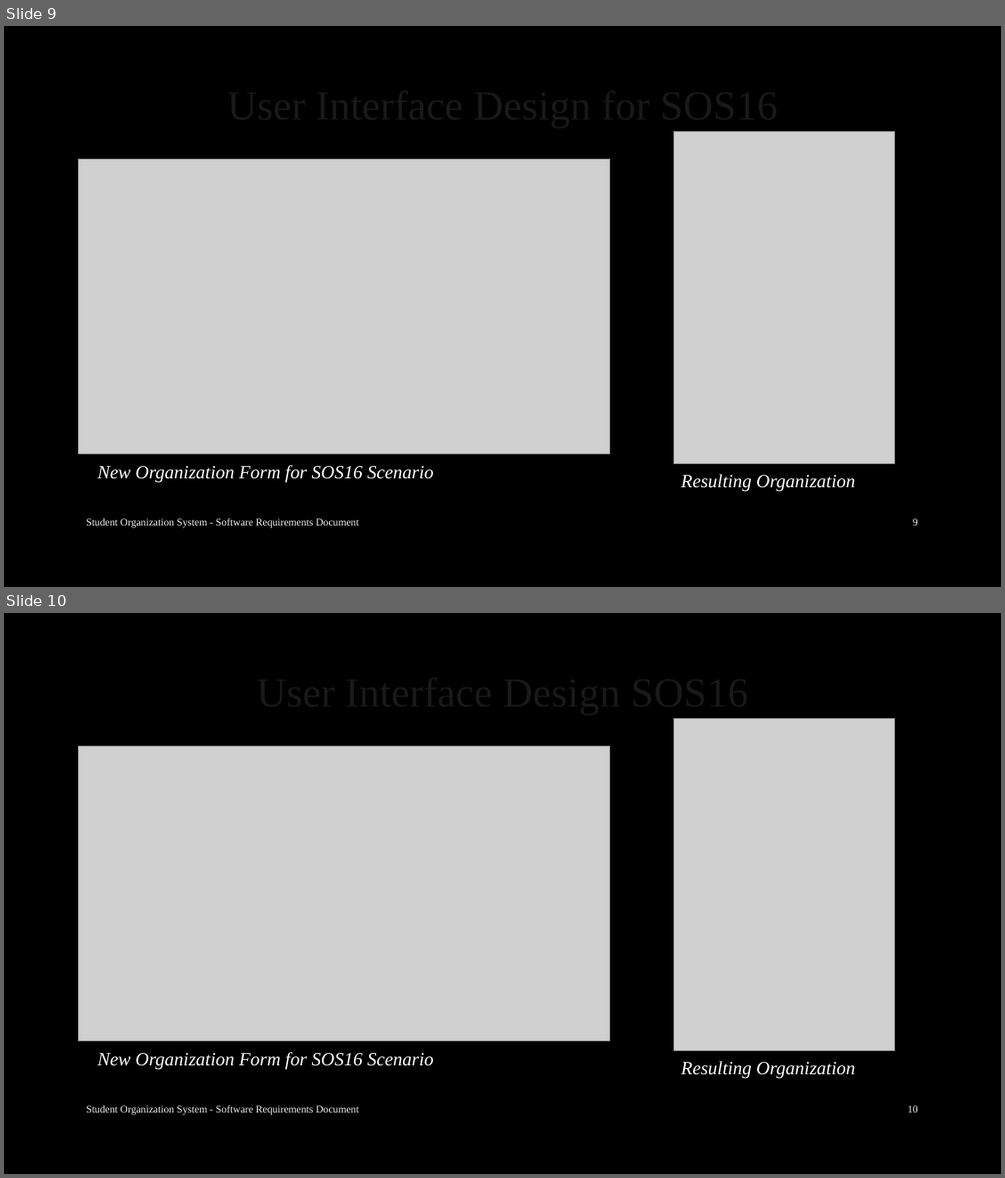
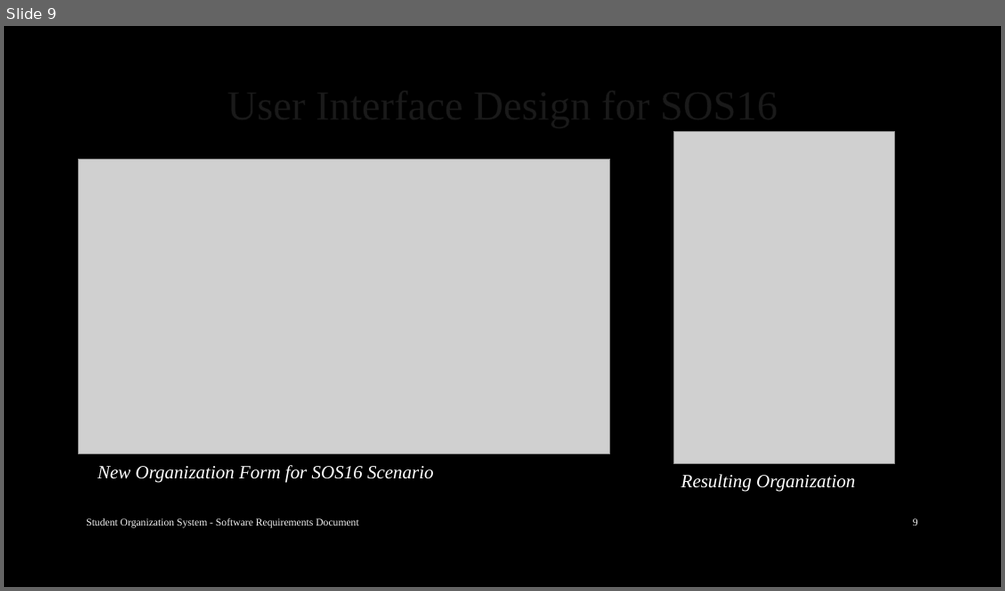
Before and after one commit to arocho032/CEN4010-Team-5, a slide deck: specifications/deliv1/SOS Deliverable 1 Presentation.pptx. Shown one above the other, each under a label of ours: slides 9 and 10 before the commit, slide 9 after it. The pictures are 1005x1178 and 1005x591 pixels, drawn with LibreOffice and Linux fonts; fonts in the diff are those of the drawing; grey boxes stand for pictures. Boxes give left, top, right and bottom in pixels: in the first picture for what was removed or moved away, otherwise in the second. Text is boxed around its words. In the diff, an @@ line names an element or a change of style, - is before the commit and + after.

Commit message:
final changes to pttx

```diff
--- a/specifications/deliv1/SOS Deliverable 1 Presentation.pptx
+++ b/specifications/deliv1/SOS Deliverable 1 Presentation.pptx
@@ slide 10 removed at <box>4,613,1001,1174</box>, background #000000 @@
@@ picture removed at <box>674,718,895,1051</box> @@
@@ picture removed at <box>79,747,610,1041</box> @@
@@ text removed at <box>97,1052,434,1070</box> @@
-New Organization Form for SOS16 Scenario
@@ text removed at <box>681,1061,855,1078</box> @@
-Resulting Organization
@@ text removed at <box>86,1104,358,1115</box> @@
-Student Organization System - Software Requirements Document
@@ page number removed at <box>907,1105,918,1112</box> @@
-10
```
